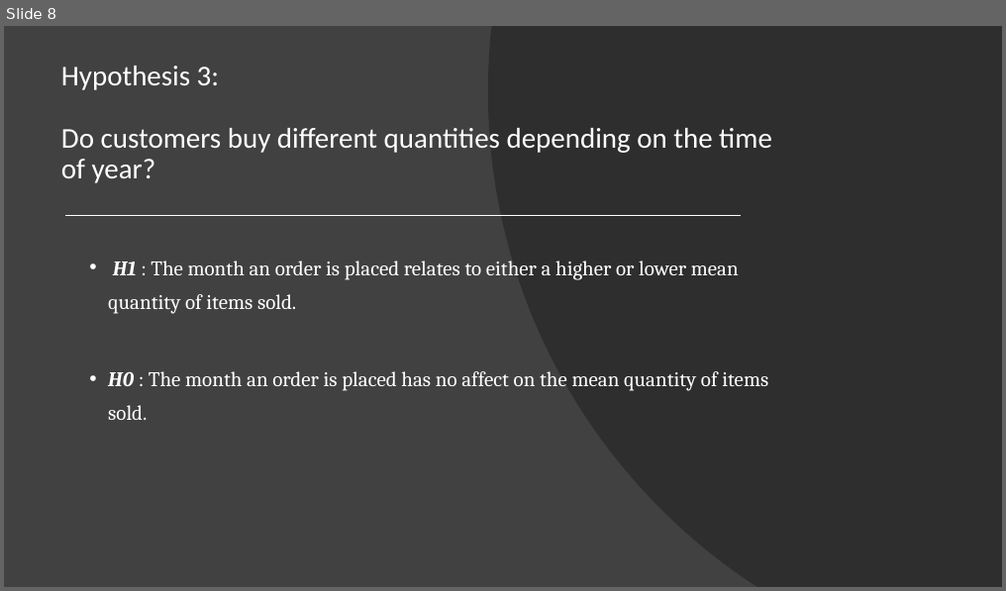
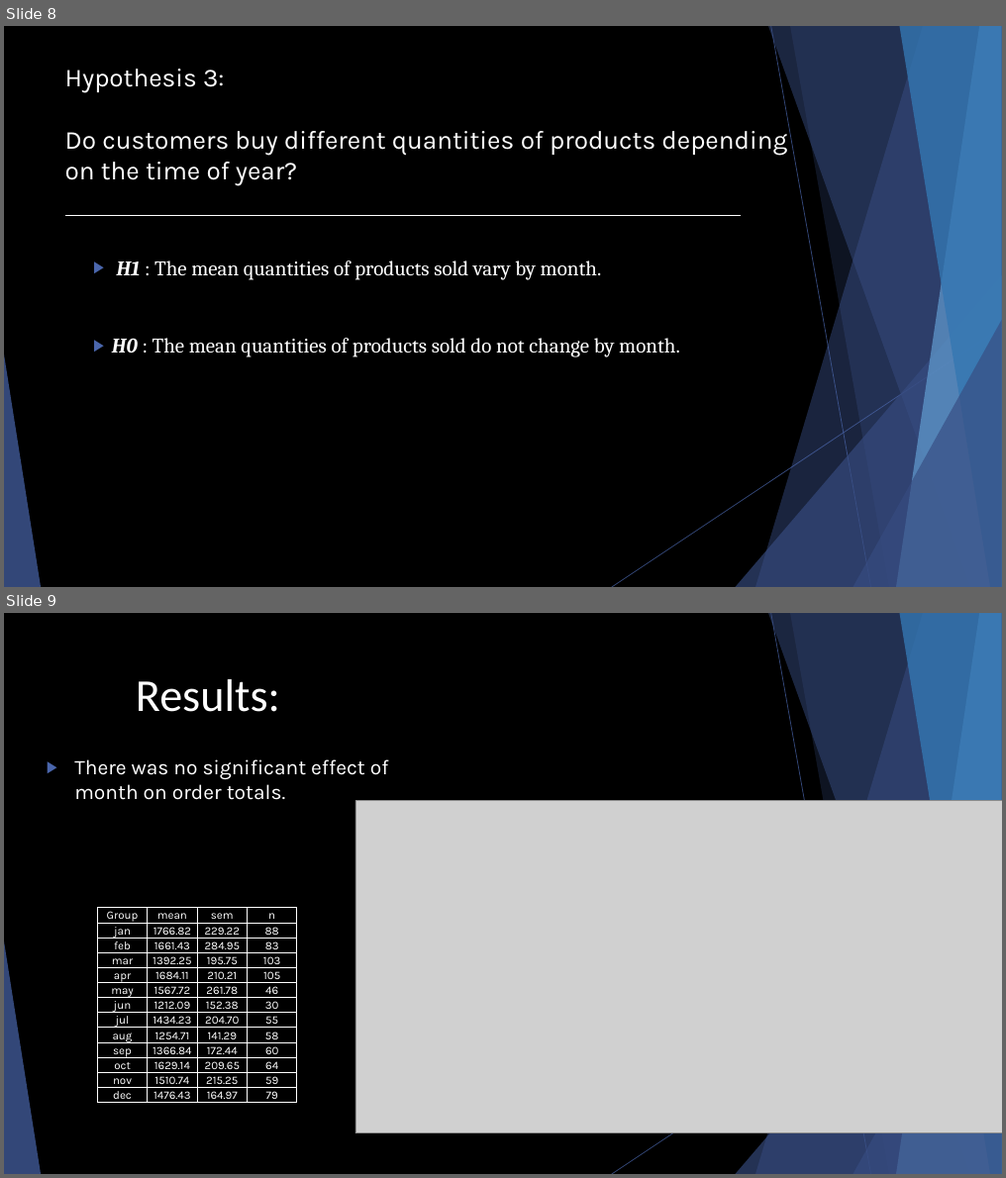
Before and after one commit to jirvingphd/dsc-2-final-project-online-ds-ft-021119, a slide deck: Northwind Sales Analysis + Recommendations.pptx. Shown one above the other, each under a label of ours: slide 8 before the commit, slides 8 and 9 after it. The pictures are 1006x591 and 1006x1178 pixels, drawn with LibreOffice and Linux fonts; fonts in the diff are those of the drawing; grey boxes stand for pictures. Boxes give left, top, right and bottom in pixels: in the first picture for what was removed or moved away, otherwise in the second. Text is boxed around its words. In the diff, an @@ line names an element or a change of style, - is before the commit and + after.

```diff
--- a/Northwind Sales Analysis + Recommendations.pptx
+++ b/Northwind Sales Analysis + Recommendations.pptx
@@ slide 9 added at (4, 613, 1002, 1174), background #000000; not listed: 10 template elements that a slide beside it also shows @@
@@ text added at (136, 679, 280, 712), 44 pt, text #FFFFFF @@
+Results:
@@ text added at (74, 760, 389, 800), 20 pt, text #FFFFFF @@
+▶ There was no significant effect of month on order totals.
@@ picture added at (355, 801, 1002, 1134) @@
@@ table added at (98, 908, 298, 1107), 13 rows, 4 columns @@
+Group | mean | sem | n
+jan | 1766.82 | 229.22 | 88
+feb | 1661.43 | 284.95 | 83
+mar | 1392.25 | 195.75 | 103
+apr | 1684.11 | 210.21 | 105
+may | 1567.72 | 261.78 | 46
+jun | 1212.09 | 152.38 | 30
+jul | 1434.23 | 204.70 | 55
+aug | 1254.71 | 141.29 | 58
+sep | 1366.84 | 172.44 | 60
+oct | 1629.14 | 209.65 | 64
+nov | 1510.74 | 215.25 | 59
+dec | 1476.43 | 164.97 | 79
@@ slide 8 changed as well @@
@@ background #414141 to #000000 @@
@@ freeform shape removed at (488, 26, 1002, 587) @@
@@ title at (65, 69, 224, 92): size 27.6 to 24.8 pt, font Calibri to Karla in "Hypothesis 3:"; line spacing 0.9 to 1 @@
@@ title at (65, 131, 787, 185): text changed; size 27.6 to 24.8 pt; font Calibri to Karla @@
-Do customers buy different quantities depending on the time of year?
+Do customers buy different quantities of products depending on the time of year?
@@ text at (112, 261, 680, 358): text changed @@
-  • H1 : The month an order is placed relates to either a higher or lower mean quantity of items sold.
-  • H0 : The month an order is placed has no affect on the mean quantity of items sold.
+  ▶ H1 : The mean quantities of products sold vary by month.
+  ▶ H0 : The mean quantities of products sold do not change by month.
@@ group added at (4, 26, 1002, 587): 5 freeform shapes, 3 triangles, 2 lines @@
```
Also in this commit, not shown: 6 other slides changed, 4 other slides added, 6 slides removed, 54 other files.
